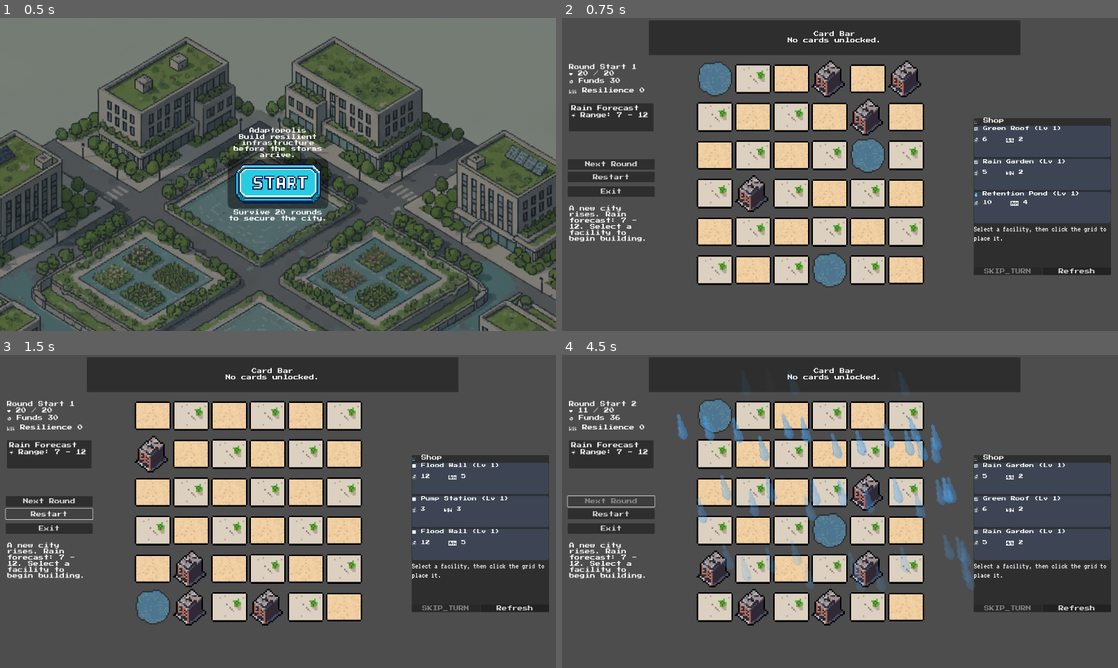
Above: before the commit, frames 1-4 (two rows, left to right).
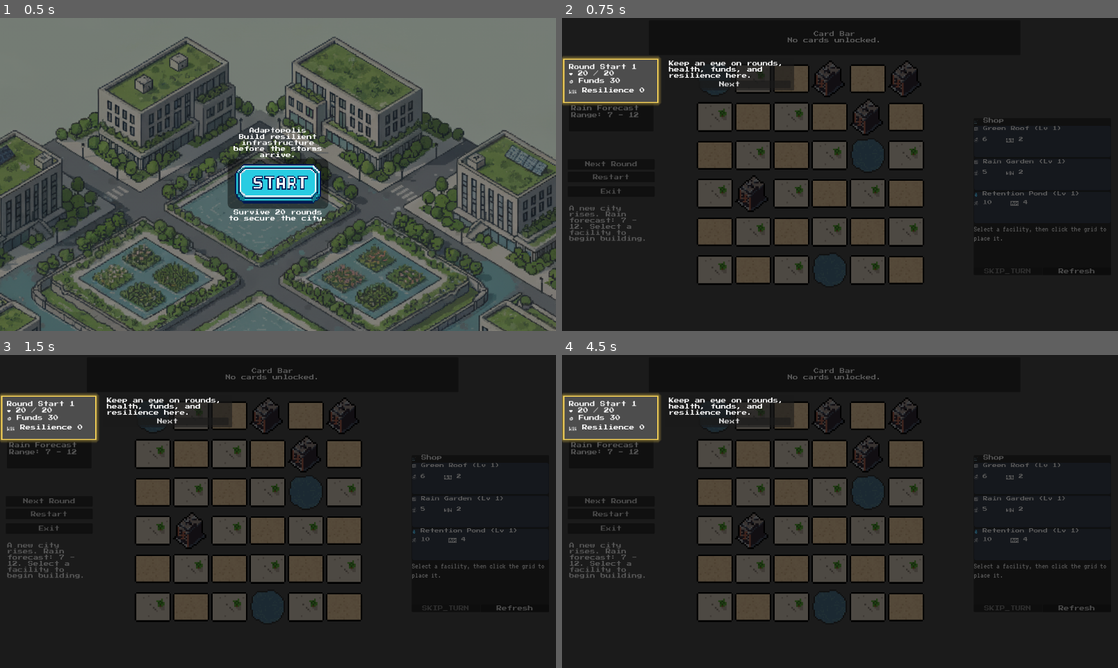
Above: after the commit, the same moments.

Repository: TinghaoHUANG/Adaptopolis-demo
Game: Godot game, scene res://scenes/main.tscn
Same seed, same stepped clock (60 frames per second), same inputs: the game is played once before the commit and once after it.
Inputs (mouse positions are in pixels of both pictures, inside the frame that each line leads up to):
- Up to frame 1 (0.5 s): no input
- Up to frame 2 (0.75 s): click (840, 183) at 0.5 s
- Up to frame 3 (1.5 s): click "Restart" at 1.25 s
- Up to frame 4 (4.5 s): click "Restart" at 2 s; click "Restart" at 2.75 s; click "Next Round" at 3.5 s; click (612, 502) at 4.25 s, where only the run after the commit has a clickable "Next Round"

Frame 1 is identical in both runs. In frame 2, 94% of the frame differs, in the area x 0-100%, y 0-100%; in frame 3, 94%; in frame 4, 94%.

Commit message:
Add onboarding tutorial overlay and UI tweaks

Diff:
--- a/scenes/main.tscn
+++ b/scenes/main.tscn
@@ -12,6 +12,7 @@
 [ext_resource type="Script" uid="uid://cn72gxq60j1ow" path="res://scripts/card_bar.gd" id="10"]
 [ext_resource type="Texture2D" uid="uid://bc4hhn5h58jhx" path="res://icons/background/cover_page.png" id="11"]
 [ext_resource type="Texture2D" uid="uid://cbdwi13odyils" path="res://icons/button/start_1.png" id="12"]
+[ext_resource type="Script" uid="uid://d2kjaencbcyat" path="res://scripts/tutorial_overlay.gd" id="13"]
 [ext_resource type="FontFile" path="res://fonts/details_font.tres" id="14"]
 
 [sub_resource type="StyleBoxFlat" id="StyleStartPanel"]
@@ -53,6 +54,65 @@
 
 [node name="UI" type="CanvasLayer" parent="."]
 
+[node name="TutorialOverlay" type="Control" parent="UI"]
+visible = false
+z_index = 500
+layout_mode = 3
+anchors_preset = 15
+anchor_right = 1.0
+anchor_bottom = 1.0
+grow_horizontal = 2
+grow_vertical = 2
+script = ExtResource("13")
+
+[node name="DimTop" type="ColorRect" parent="UI/TutorialOverlay"]
+layout_mode = 0
+color = Color(0, 0, 0, 0.65)
+
+[node name="DimBottom" type="ColorRect" parent="UI/TutorialOverlay"]
+layout_mode = 0
+color = Color(0, 0, 0, 0.65)
+
+[node name="DimLeft" type="ColorRect" parent="UI/TutorialOverlay"]
+layout_mode = 0
+color = Color(0, 0, 0, 0.65)
+
+[node name="DimRight" type="ColorRect" parent="UI/TutorialOverlay"]
+layout_mode = 0
+color = Color(0, 0, 0, 0.65)
+
+[node name="Highlight" type="Panel" parent="UI/TutorialOverlay"]
+layout_mode = 0
+mouse_filter = 1
+
+[node name="MessagePanel" type="PanelContainer" parent="UI/TutorialOverlay"]
+custom_minimum_size = Vector2(420, 0)
+layout_mode = 0
+size_flags_horizontal = 4
+mouse_filter = 1
+
+[node name="Margin" type="MarginContainer" parent="UI/TutorialOverlay/MessagePanel"]
+layout_mode = 2
+theme_override_constants/margin_left = 12
+theme_override_constants/margin_top = 8
+theme_override_constants/margin_right = 12
+theme_override_constants/margin_bottom = 8
+
+[node name="VBox" type="VBoxContainer" parent="UI/TutorialOverlay/MessagePanel/Margin"]
+layout_mode = 2
+theme_override_constants/separation = 8
+
+[node name="MessageLabel" type="Label" parent="UI/TutorialOverlay/MessagePanel/Margin/VBox"]
+custom_minimum_size = Vector2(420, 0)
+layout_mode = 2
+size_flags_horizontal = 4
+text = "Tutorial step"
+autowrap_mode = 2
+
+[node name="NextButton" type="Button" parent="UI/TutorialOverlay/MessagePanel/Margin/VBox"]
+layout_mode = 2
+text = "Next"
+
 [node name="CardInfo" type="PanelContainer" parent="UI"]
 visible = false
 z_index = 200
@@ -178,7 +238,7 @@
 offset_top = 32.0
 offset_right = -8.0
 offset_bottom = -8.0
-text = "☔ Range: ? - ?"
+text = "Range: ? - ?"
 
 [node name="NextRoundButton" type="Button" parent="UI/HUD"]
 custom_minimum_size = Vector2(110, 35)
--- a/scripts/hud_display.gd
+++ b/scripts/hud_display.gd
@@ -34,7 +34,7 @@
 	if forecast_min > 0 or forecast_max > 0:
 		min_text = str(forecast_min)
 		max_text = str(forecast_max)
-	label.text = "☔ Range: %s - %s" % [min_text, max_text]
+	label.text = "Range: %s - %s" % [min_text, max_text]
 
 func _get_report_label() -> Label:
 	if rain_report_label_path.is_empty():
--- a/scripts/main.gd
+++ b/scripts/main.gd
@@ -105,6 +105,8 @@
 var pending_hover_card_source: Control = null
 var card_info_hovered: bool = false
 var card_info_target_control: Control = null
+var tutorial_overlay: TutorialOverlay = null
+var tutorial_shown: bool = false
 var ui_layer: CanvasLayer = null
 var base_resolution: Vector2 = Vector2(
 	float(ProjectSettings.get_setting("display/window/size/viewport_width", 1920)),
@@ -160,6 +162,11 @@
 	card_info_panel = get_node_or_null(card_info_panel_path) as PanelContainer
 	card_info_title = get_node_or_null(card_info_title_path) as Label
 	card_info_details = get_node_or_null(card_info_details_path) as RichTextLabel
+	tutorial_overlay = get_node_or_null("UI/TutorialOverlay") as TutorialOverlay
+	if tutorial_overlay:
+		tutorial_overlay.visible = false
+		if not tutorial_overlay.is_connected("tutorial_finished", Callable(self, "_on_tutorial_finished")):
+			tutorial_overlay.connect("tutorial_finished", Callable(self, "_on_tutorial_finished"))
 	if facility_info_panel:
 		facility_info_panel.mouse_filter = Control.MOUSE_FILTER_PASS
 		facility_info_panel.connect("mouse_entered", Callable(self, "_on_facility_info_mouse_entered"))
@@ -290,6 +297,11 @@
 	_show_status("A new city rises. Rain forecast: %s. Select a facility to begin building." % _format_forecast_range(forecast_range))
 	_update_button_state()
 	_evaluate_card_unlocks()
+	if tutorial_overlay and not tutorial_shown:
+		var steps := _build_tutorial_steps()
+		if not steps.is_empty():
+			tutorial_shown = true
+			tutorial_overlay.call_deferred("start", steps)
 
 func simulate_round() -> Dictionary:
 	var report: Dictionary = rain_system.simulate_round(city_state)
@@ -1076,6 +1088,30 @@
 		return
 	status_label.text = text
 	status_label.add_theme_color_override("font_color", color)
+
+func _build_tutorial_steps() -> Array:
+	var steps: Array = []
+	_append_tutorial_step(steps, "UI/HUD/StatsContainer", "Keep an eye on rounds, health, funds, and resilience here.", 20.0)
+	_append_tutorial_step(steps, "UI/HUD/RainPanel", "Upcoming rainfall is shown here so you can prepare.", 18.0)
+	_append_tutorial_step(steps, "UI/ShopPanel", "Buy new facilities from the shop to expand your city.", 18.0)
+	_append_tutorial_step(steps, "UI/CardBar", "Unlocked cards and their bonuses appear here.", 18.0)
+	_append_tutorial_step(steps, "UI/GridDisplay", "Place facilities on the grid to build storm resilience.", 24.0)
+	_append_tutorial_step(steps, "UI/HUD/NextRoundButton", "Advance to the next round once you are ready.", 18.0)
+	return steps
+
+func _append_tutorial_step(steps: Array, path: String, message: String, padding: float = 16.0) -> void:
+	var node := get_node_or_null(path)
+	if node == null or not (node is Control):
+		return
+	steps.append({
+		"target": node,
+		"message": message,
+		"padding": padding
+	})
+
+func _on_tutorial_finished() -> void:
+	# Tutorial ended; ensure future games skip the guided overlay.
+	pass
 
 func _reset_cards() -> void:
 	acquired_cards.clear()
--- /dev/null
+++ b/scripts/tutorial_overlay.gd
@@ -0,0 +1,165 @@
+class_name TutorialOverlay
+extends Control
+
+signal tutorial_started
+signal tutorial_finished
+
+var dim_top: ColorRect
+var dim_bottom: ColorRect
+var dim_left: ColorRect
+var dim_right: ColorRect
+var highlight: Panel
+var message_panel: PanelContainer
+var message_label: Label
+var next_button: Button
+
+var _steps: Array[Dictionary] = []
+var _current_step: int = -1
+var _current_target: Control = null
+var _current_padding: float = 16.0
+var _active: bool = false
+
+func _ready() -> void:
+	dim_top = $DimTop
+	dim_bottom = $DimBottom
+	dim_left = $DimLeft
+	dim_right = $DimRight
+	highlight = $Highlight
+	message_panel = $MessagePanel
+	message_label = $MessagePanel/Margin/VBox/MessageLabel
+	next_button = $MessagePanel/Margin/VBox/NextButton
+	visible = false
+	mouse_filter = Control.MOUSE_FILTER_IGNORE
+	next_button.connect("pressed", Callable(self, "_on_next_pressed"))
+	_setup_highlight_style()
+	var root_window: Window = get_tree().root
+	if root_window and not root_window.is_connected("size_changed", Callable(self, "_on_viewport_size_changed")):
+		root_window.connect("size_changed", Callable(self, "_on_viewport_size_changed"))
+
+func start(steps: Array) -> void:
+	var sanitized: Array[Dictionary] = []
+	for entry in steps:
+		if typeof(entry) != TYPE_DICTIONARY:
+			continue
+		var target: Variant = entry.get("target", null)
+		if target == null or not target is Control:
+			continue
+		sanitized.append(entry.duplicate(true))
+	if sanitized.is_empty():
+		return
+	_steps = sanitized
+	_current_step = -1
+	_active = true
+	visible = true
+	move_to_front()
+	mouse_filter = Control.MOUSE_FILTER_STOP
+	emit_signal("tutorial_started")
+	_advance()
+
+func is_active() -> bool:
+	return _active
+
+func _advance() -> void:
+	_current_step += 1
+	if _current_step >= _steps.size():
+		_finish()
+		return
+	var step: Dictionary = _steps[_current_step]
+	_current_target = step.get("target", null)
+	_current_padding = float(step.get("padding", 16.0))
+	var message: String = String(step.get("message", ""))
+	message_label.text = message
+	if _current_step == _steps.size() - 1:
+		next_button.text = tr("Start")
+	else:
+		next_button.text = tr("Next")
+	call_deferred("_update_layout_for_current_step")
+
+func _finish() -> void:
+	_active = false
+	visible = false
+	mouse_filter = Control.MOUSE_FILTER_IGNORE
+	_current_target = null
+	_steps.clear()
+	emit_signal("tutorial_finished")
+
+func _on_next_pressed() -> void:
+	if not _active:
+		return
+	_advance()
+
+func _on_viewport_size_changed() -> void:
+	call_deferred("_update_layout_for_current_step")
+
+func _update_layout_for_current_step() -> void:
+	if not _active or _current_step < 0 or _current_step >= _steps.size():
+		return
+	var viewport_rect: Rect2 = get_viewport_rect()
+	var screen_size: Vector2 = viewport_rect.size
+	var highlight_rect: Rect2 = Rect2(Vector2.ZERO, Vector2.ZERO)
+	if _current_target != null:
+		var target_rect: Rect2 = _current_target.get_global_rect()
+		highlight_rect.position = target_rect.position - Vector2(_current_padding, _current_padding)
+		highlight_rect.size = target_rect.size + Vector2(_current_padding * 2.0, _current_padding * 2.0)
+	highlight_rect = _clamp_rect_to_screen(highlight_rect, screen_size)
+	highlight.position = highlight_rect.position
+	highlight.size = highlight_rect.size
+	_update_dim_regions(highlight_rect, screen_size)
+	_position_message_panel(highlight_rect, screen_size)
+
+func _update_dim_regions(highlight_rect: Rect2, screen_size: Vector2) -> void:
+	var left_edge: float = clamp(highlight_rect.position.x, 0.0, screen_size.x)
+	var top_edge: float = clamp(highlight_rect.position.y, 0.0, screen_size.y)
+	var right_edge: float = clamp(highlight_rect.position.x + highlight_rect.size.x, 0.0, screen_size.x)
+	var bottom_edge: float = clamp(highlight_rect.position.y + highlight_rect.size.y, 0.0, screen_size.y)
+
+	dim_top.position = Vector2.ZERO
+	dim_top.size = Vector2(screen_size.x, top_edge)
+
+	dim_bottom.position = Vector2(0.0, bottom_edge)
+	dim_bottom.size = Vector2(screen_size.x, max(0.0, screen_size.y - bottom_edge))
+
+	dim_left.position = Vector2(0.0, top_edge)
+	dim_left.size = Vector2(left_edge, max(0.0, bottom_edge - top_edge))
+
+	dim_right.position = Vector2(right_edge, top_edge)
+	dim_right.size = Vector2(max(0.0, screen_size.x - right_edge), max(0.0, bottom_edge - top_edge))
+
+	for dim in [dim_top, dim_bottom, dim_left, dim_right]:
+		dim.visible = dim.size.x > 0.0 and dim.size.y > 0.0
+
+func _position_message_panel(highlight_rect: Rect2, screen_size: Vector2) -> void:
+	message_panel.reset_size()
+	var preferred_size: Vector2 = message_panel.get_combined_minimum_size()
+	var position: Vector2 = highlight_rect.position + Vector2(highlight_rect.size.x + 24.0, 0.0)
+	if position.x + preferred_size.x > screen_size.x:
+		position.x = max(24.0, highlight_rect.position.x - preferred_size.x - 24.0)
+	position.x = clamp(position.x, 24.0, screen_size.x - preferred_size.x - 24.0)
+
+	if position.y + preferred_size.y > screen_size.y:
+		position.y = max(24.0, screen_size.y - preferred_size.y - 24.0)
+	else:
+		position.y = max(24.0, min(position.y, screen_size.y - preferred_size.y - 24.0))
+
+	message_panel.position = position
+
+func _clamp_rect_to_screen(rect: Rect2, screen_size: Vector2) -> Rect2:
+	var clamped := rect
+	if clamped.size.x <= 0 or clamped.size.y <= 0:
+		clamped = Rect2(Vector2(screen_size.x * 0.3, screen_size.y * 0.3), Vector2(200, 120))
+	clamped.position.x = clamp(clamped.position.x, 0.0, max(0.0, screen_size.x - clamped.size.x))
+	clamped.position.y = clamp(clamped.position.y, 0.0, max(0.0, screen_size.y - clamped.size.y))
+	clamped.size.x = clamp(clamped.size.x, 80.0, screen_size.x)
+	clamped.size.y = clamp(clamped.size.y, 80.0, screen_size.y)
+	return clamped
+
+func _setup_highlight_style() -> void:
+	var style := StyleBoxFlat.new()
+	style.bg_color = Color(0, 0, 0, 0)
+	style.draw_center = false
+	style.set_border_width_all(4)
+	style.border_color = Color(1.0, 0.85, 0.35, 1.0)
+	style.shadow_color = Color(1.0, 0.85, 0.35, 0.4)
+	style.shadow_offset = Vector2.ZERO
+	style.shadow_size = 12
+	highlight.add_theme_stylebox_override("panel", style)
Not shown, changed: export_presets.cfg
Binary file changed: icons/facilities/pump_1.png
Not shown: 1 places in scenes/main.tscn that only renumber resources
Not shown, changed: Adaptopolis_demo_v0.2.6.exe
Not shown, added: Adaptopolis_demo_v0.3.0.exe
